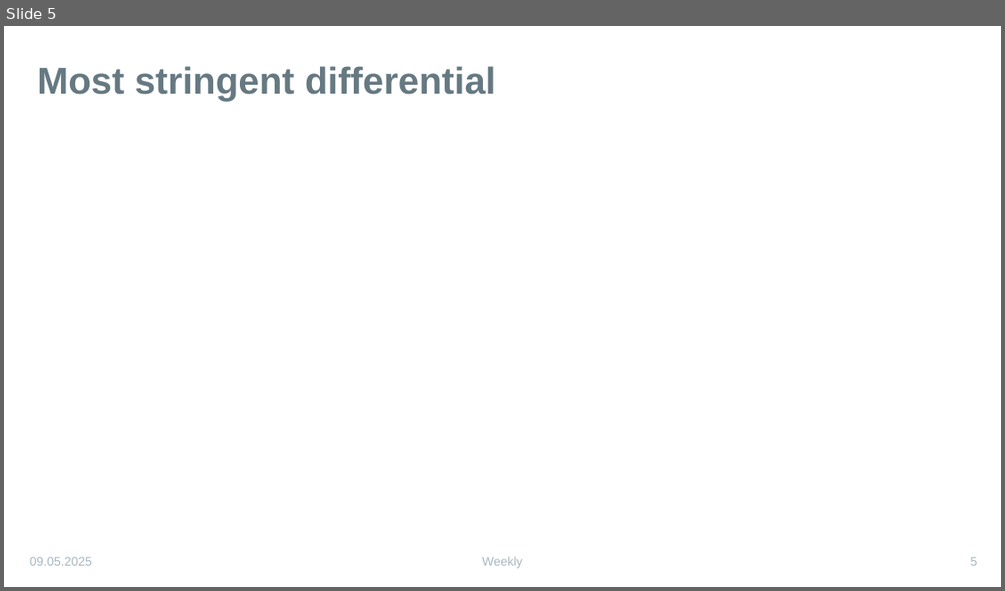
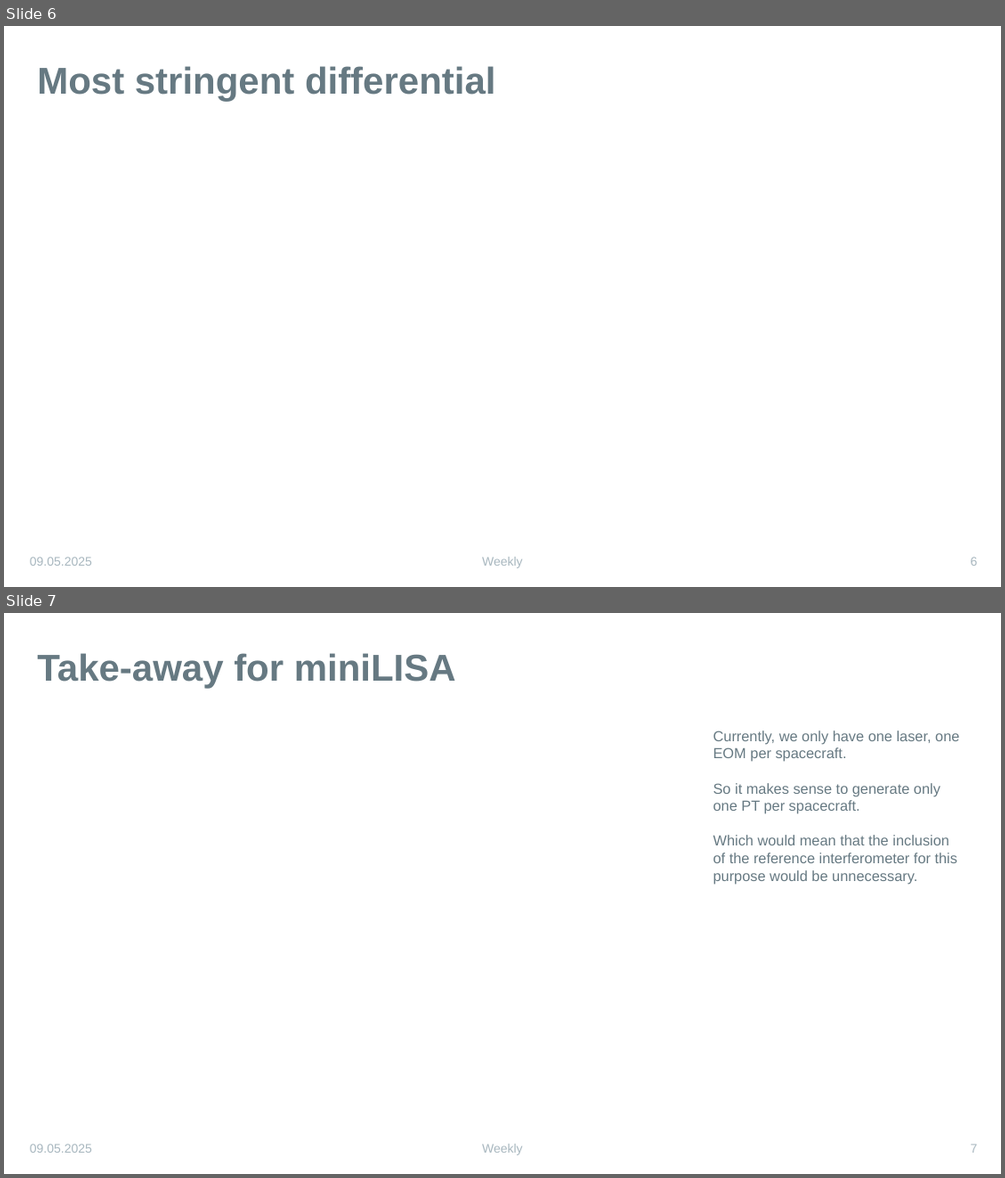
Before and after one commit to karinkruuse/Esitlused, a slide deck: frequencies.pptx. Shown one above the other, each under a label of ours: slide 5 before the commit, slides 6 and 7 after it. The pictures are 1005x591 and 1005x1178 pixels, drawn with LibreOffice and Linux fonts; fonts in the diff are those of the drawing; background and template pictures are left out. Boxes give left, top, right and bottom in pixels: in the first picture for what was removed or moved away, otherwise in the second. Text is boxed around its words. In the diff, an @@ line names an element or a change of style, - is before the commit and + after.

Commit message:
weekly clock presentation

```diff
--- a/frequencies.pptx
+++ b/frequencies.pptx
@@ slide 7 added at (x1=4, y1=613, x2=1001, y2=1174), background picture (left out) @@
@@ title added at (x1=37, y1=653, x2=456, y2=689), 36 pt, text #667982, bold @@
+Take-away for miniLISA
@@ text added at (x1=713, y1=730, x2=959, y2=884), 14 pt, text #667982 @@
+Currently, we only have one laser, one EOM per spacecraft.
+So it makes sense to generate only one PT per spacecraft.
+Which would mean that the inclusion of the reference interferometer for this purpose would be unnecessary.
@@ text added at (x1=30, y1=1143, x2=92, y2=1152), 12 pt, text #A8B7BF @@
+09.05.2025
@@ text added at (x1=482, y1=1143, x2=523, y2=1155), 12 pt, text #A8B7BF @@
+Weekly
@@ page number added at (x1=971, y1=1143, x2=978, y2=1152), 12 pt, text #A8B7BF @@
+7
@@ what was slide 5 is now slide 6 @@
```
Also in this commit, not shown: 3 slides changed, 1 other slide added, 1 other file.
